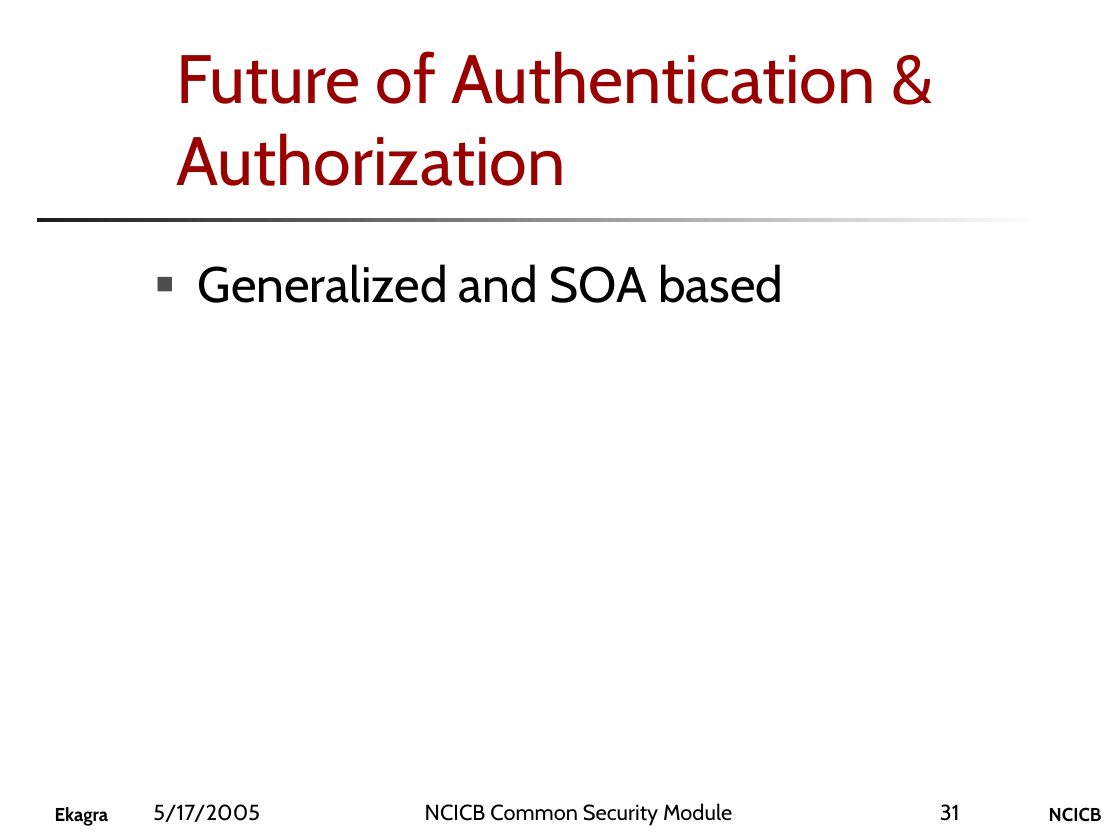
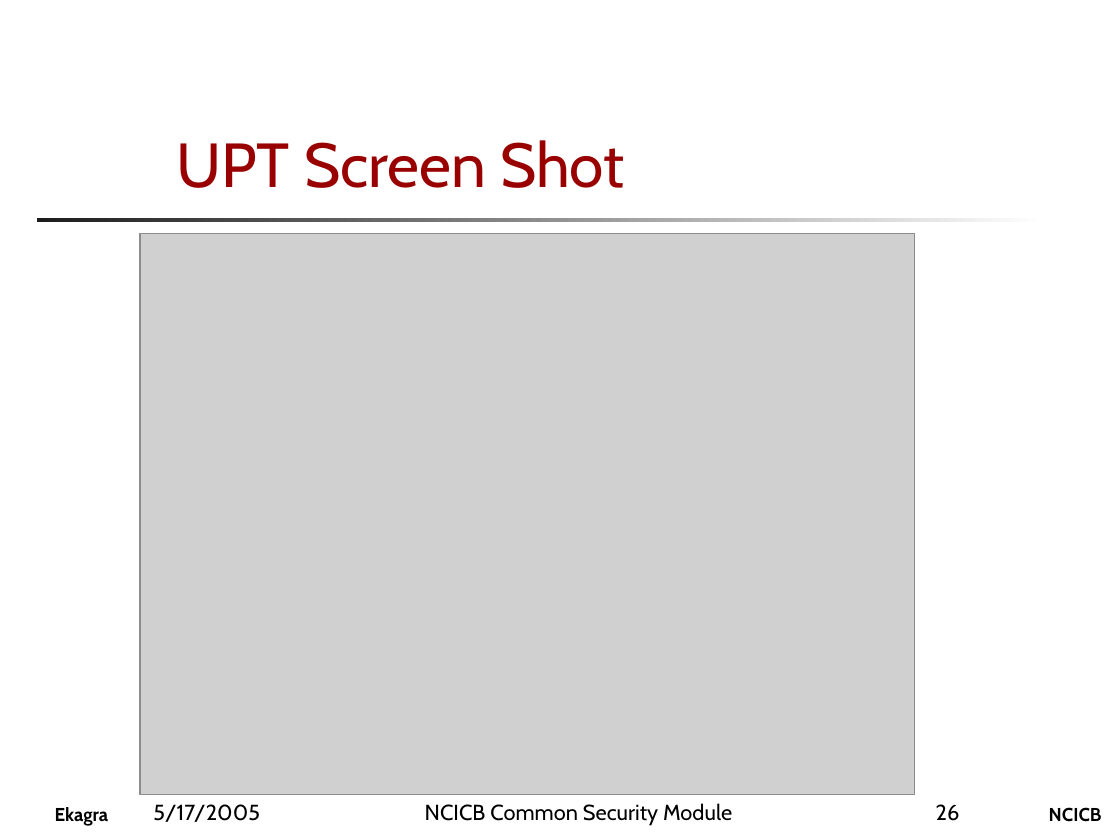
Before and after one commit to CBIIT/common-security-module-docs, a slide deck: slide 26 of Presentations/CSM_Presentation_for_CRIX.ppt (slide 31 before the commit). Drawn at 1120x840 pixels with LibreOffice and Linux fonts; fonts in the diff are those of the drawing; grey boxes stand for pictures; background and template pictures are left out. Boxes give left, top, right and bottom in pixels: in the first picture for what was removed or moved away, otherwise in the second. Text is boxed around its words. In the diff, an @@ line names an element or a change of style, - is before the commit and + after.

```diff
--- a/Presentations/CSM_Presentation_for_CRIX.ppt
+++ b/Presentations/CSM_Presentation_for_CRIX.ppt
@@ title at [176, 140, 624, 188]: text changed; size 44 to 40 pt @@
-Future of Authentication & Authorization
+UPT Screen Shot
@@ picture added at [140, 233, 915, 794] @@
@@ text removed at [198, 264, 783, 303] @@
-■ Generalized and SOA based
@@ page number at [936, 804, 960, 821]: text changed @@
-31
+26
```
Also in this commit, not shown: 3 other slides changed.
